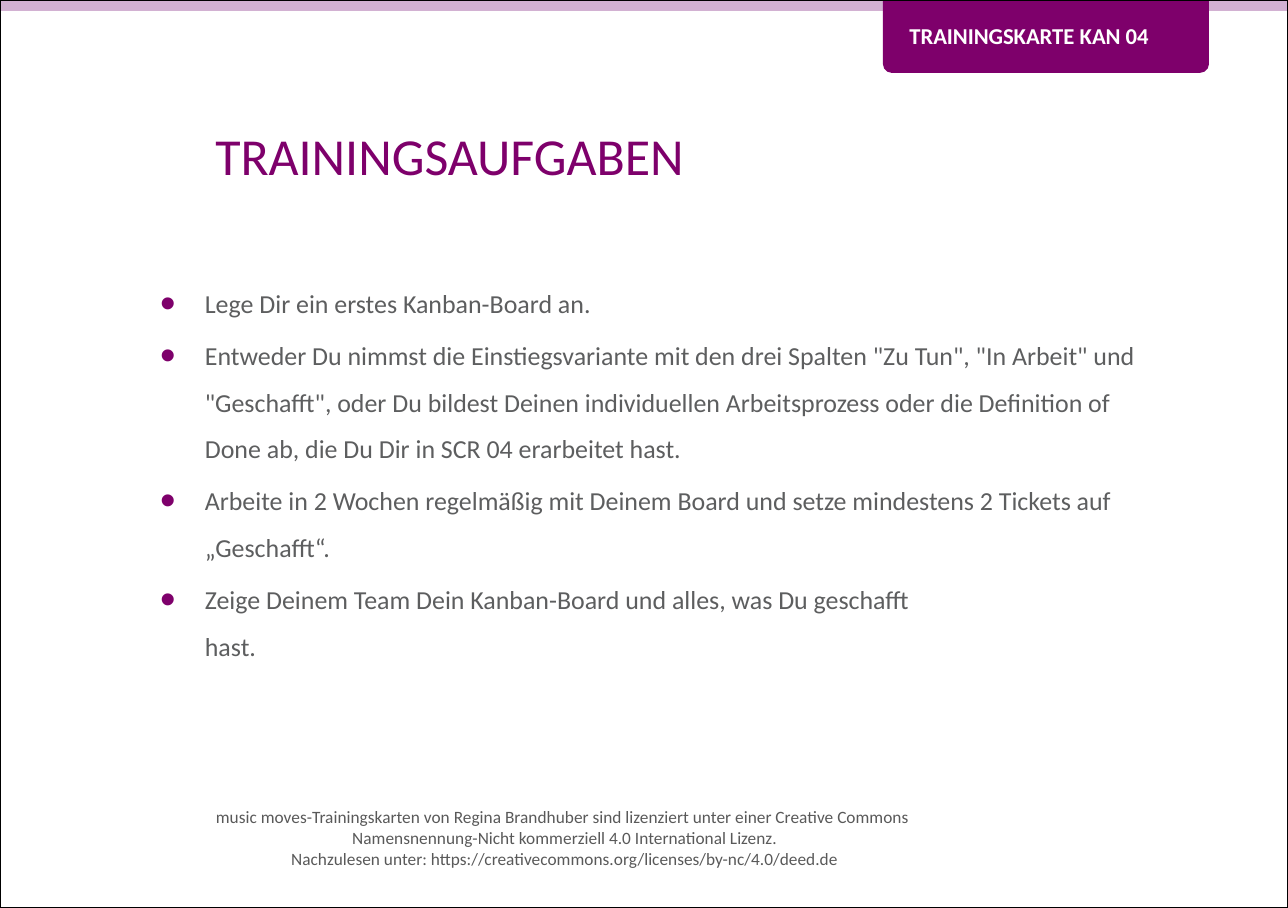
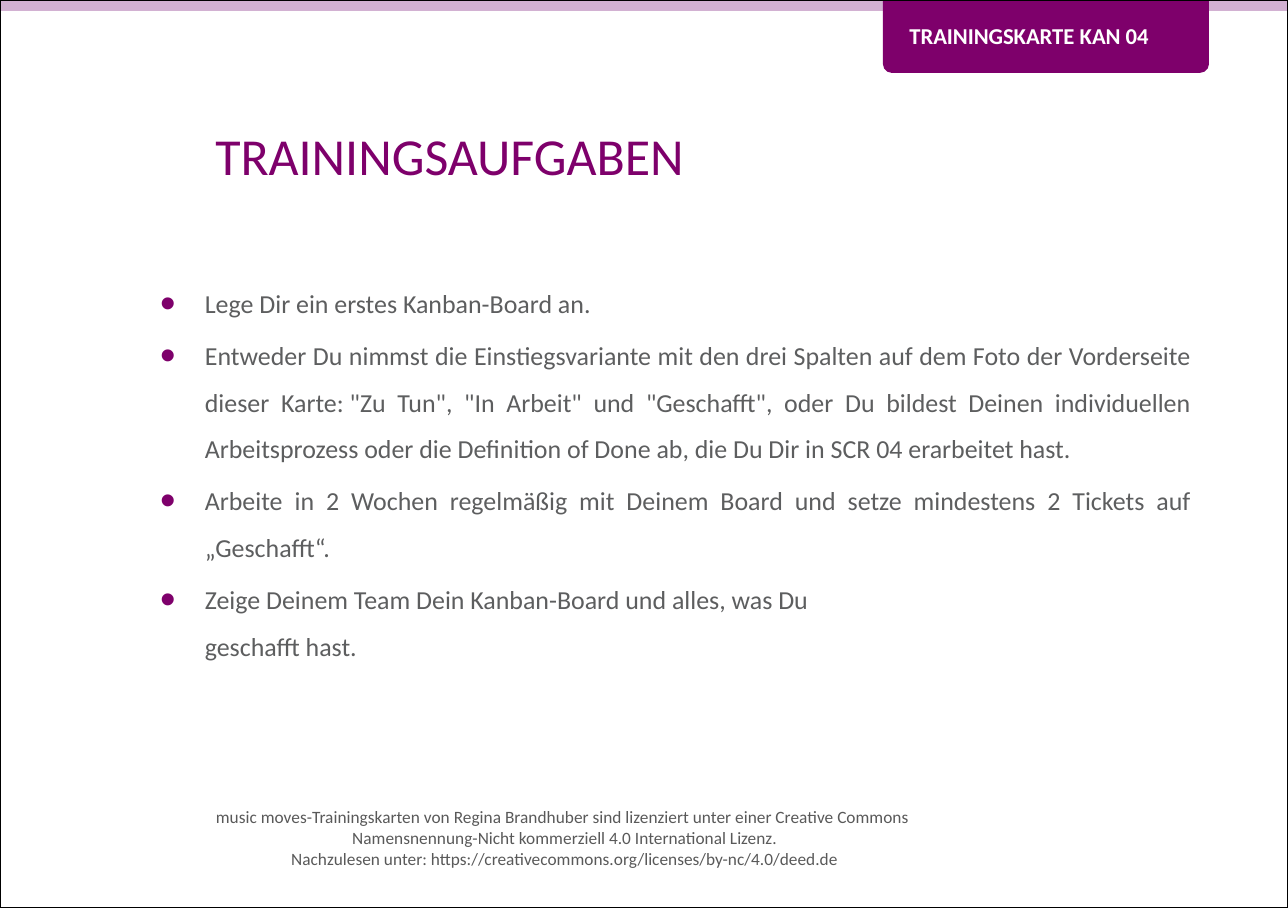
Before and after one commit to Teamtool/training-materials, a slide deck: slide 2 of training-cards/music moves/Kanban (KAN)/ger_KAN_04_Geschafft_MM_A.pptx. Drawn at 1288x908 pixels with LibreOffice and Linux fonts; fonts in the diff are those of the drawing; background and template pictures are left out. Boxes give left, top, right and bottom in pixels: in the first picture for what was removed or moved away, otherwise in the second. Text is boxed around its words. In the diff, an @@ line names an element or a change of style, - is before the commit and + after.

```diff
--- a/training-cards/music moves/Kanban (KAN)/ger_KAN_04_Geschafft_MM_A.pptx
+++ b/training-cards/music moves/Kanban (KAN)/ger_KAN_04_Geschafft_MM_A.pptx
@@ text at <box>205,295,1190,561</box>: alignment left to justified @@
@@ text at <box>205,347,1190,462</box>: text changed @@
-• Entweder Du nimmst die Einstiegsvariante mit den drei Spalten "Zu Tun", "In Arbeit" und "Geschafft", oder Du bildest Deinen individuellen Arbeitsprozess oder die Definition of Done ab, die Du Dir in SCR 04 erarbeitet hast.
+• Entweder Du nimmst die Einstiegsvariante mit den drei Spalten auf dem Foto der Vorderseite dieser Karte: "Zu Tun", "In Arbeit" und "Geschafft", oder Du bildest Deinen individuellen Arbeitsprozess oder die Definition of Done ab, die Du Dir in SCR 04 erarbeitet hast.
```
Also in this commit, not shown: 1 other slide changed, 1 other file.
